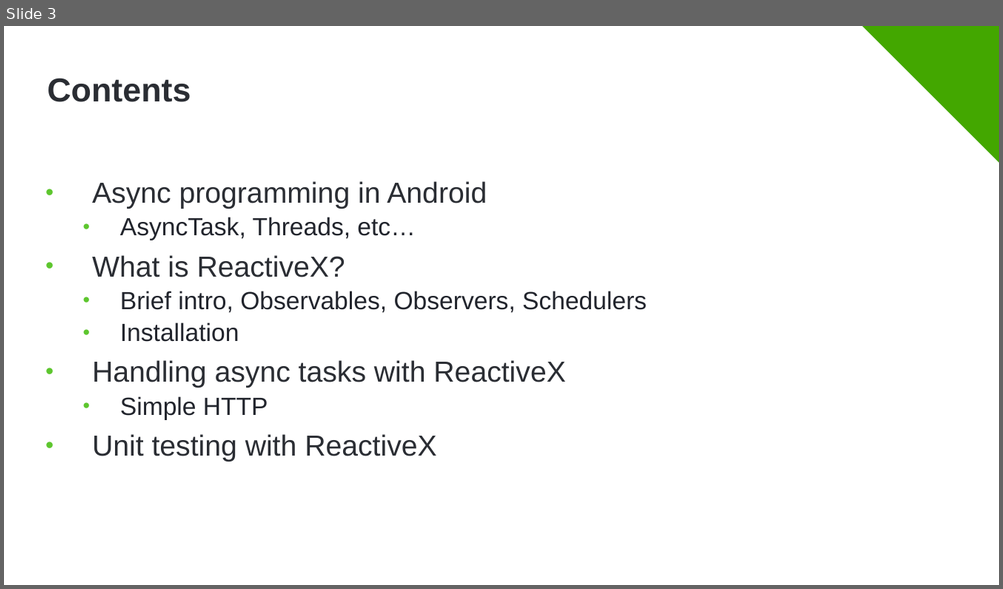
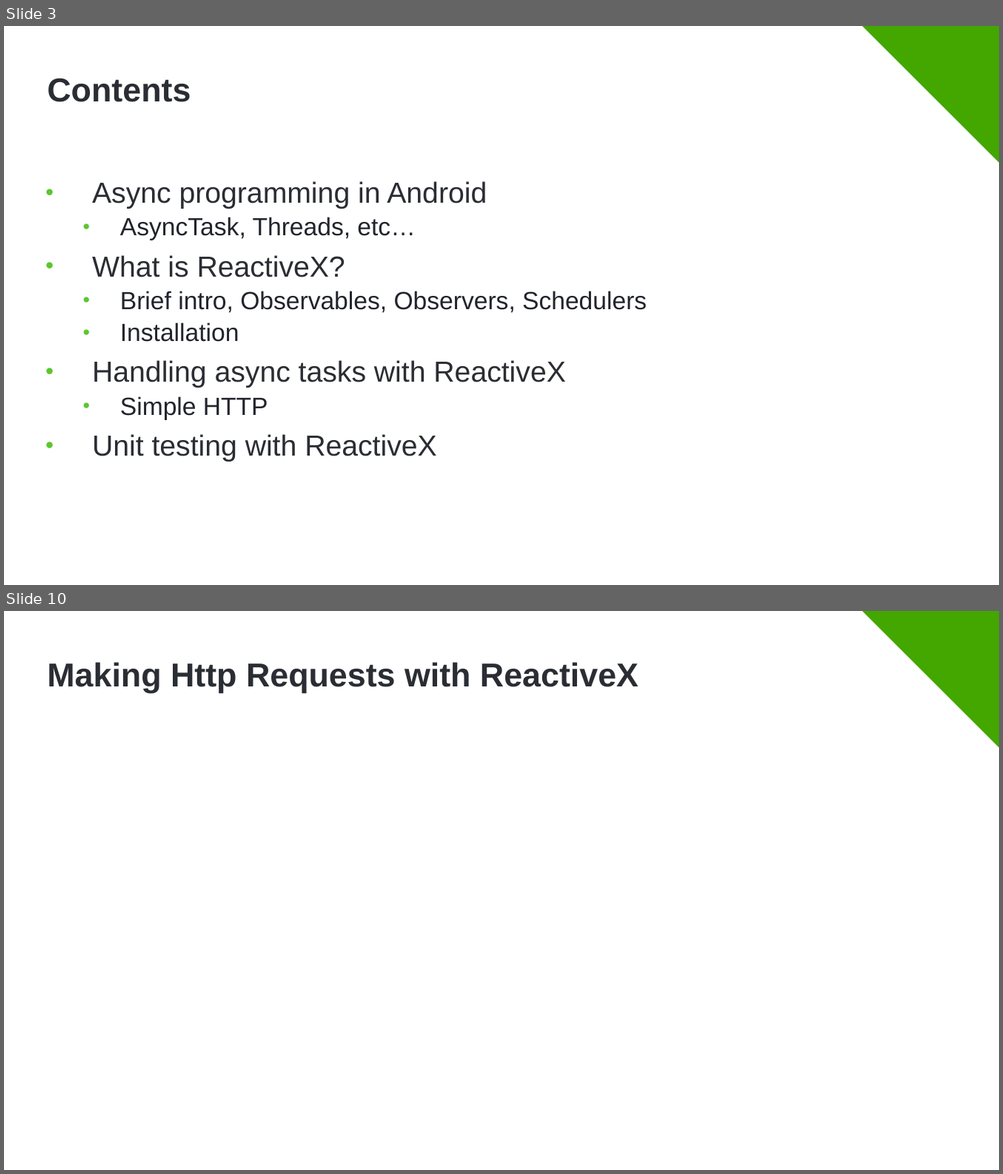
Before and after one commit to Minkov/async-operations-rxandroid, a slide deck: Async Programming in Android with ReactiveX.pptx. Shown one above the other, each under a label of ours: slide 3 before the commit, slides 3 and 10 after it; the slides between them are not shown. The pictures are 1003x589 and 1003x1174 pixels, drawn with LibreOffice and Linux fonts; fonts in the diff are those of the drawing; background and template pictures are left out. Boxes give left, top, right and bottom in pixels: in the first picture for what was removed or moved away, otherwise in the second. Text is boxed around its words. In the diff, an @@ line names an element or a change of style, - is before the commit and + after.

```diff
--- a/Async Programming in Android with ReactiveX.pptx
+++ b/Async Programming in Android with ReactiveX.pptx
@@ slide 10 added at (4,611,999,1170), background #FFFFFF; not listed: 2 template elements that a slide beside it also shows @@
@@ title added at (47,662,638,693), 32 pt, text #2A2D33, bold @@
+Making Http Requests with ReactiveX
```
Also in this commit, not shown: 2 slides changed, 8 other slides added.
